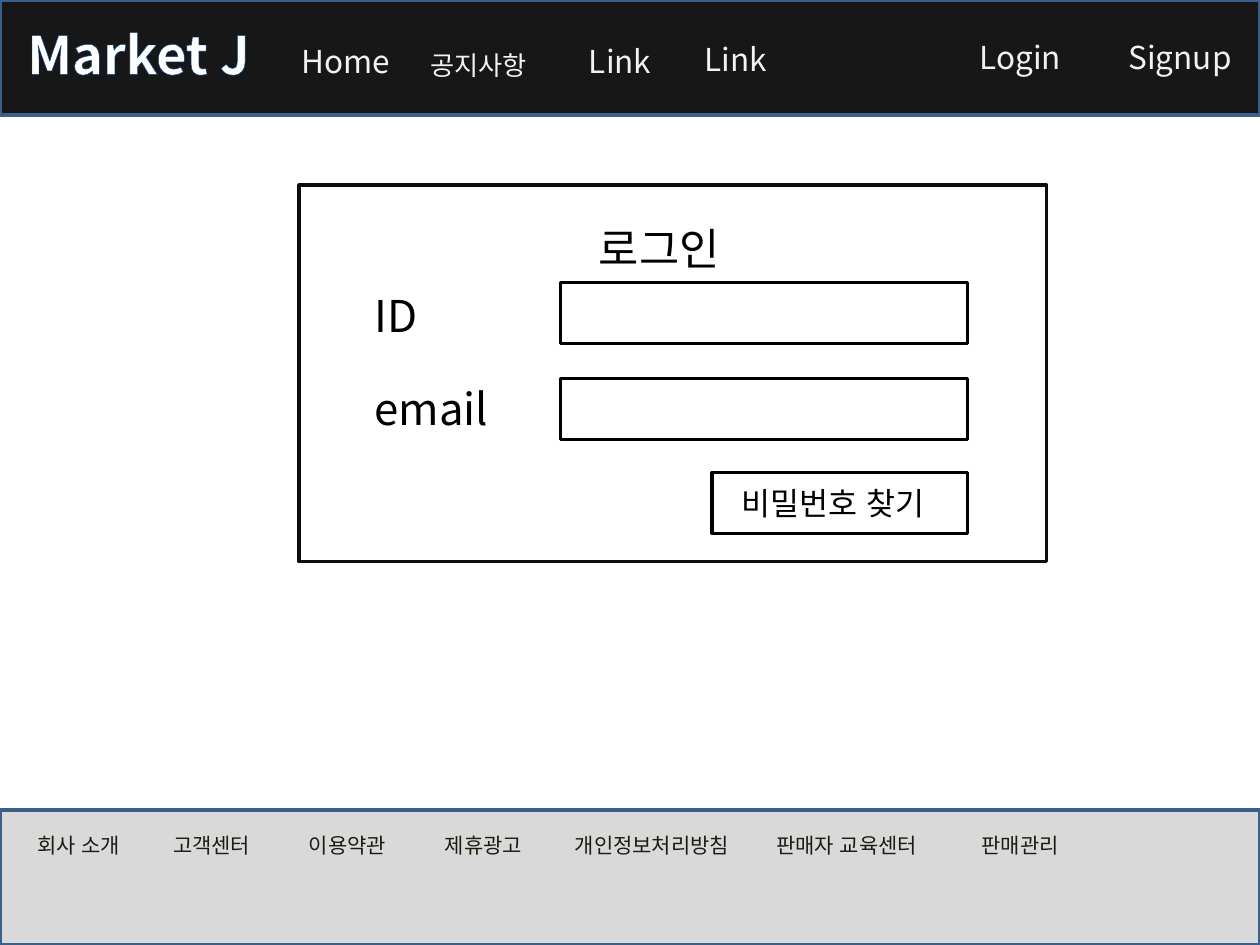
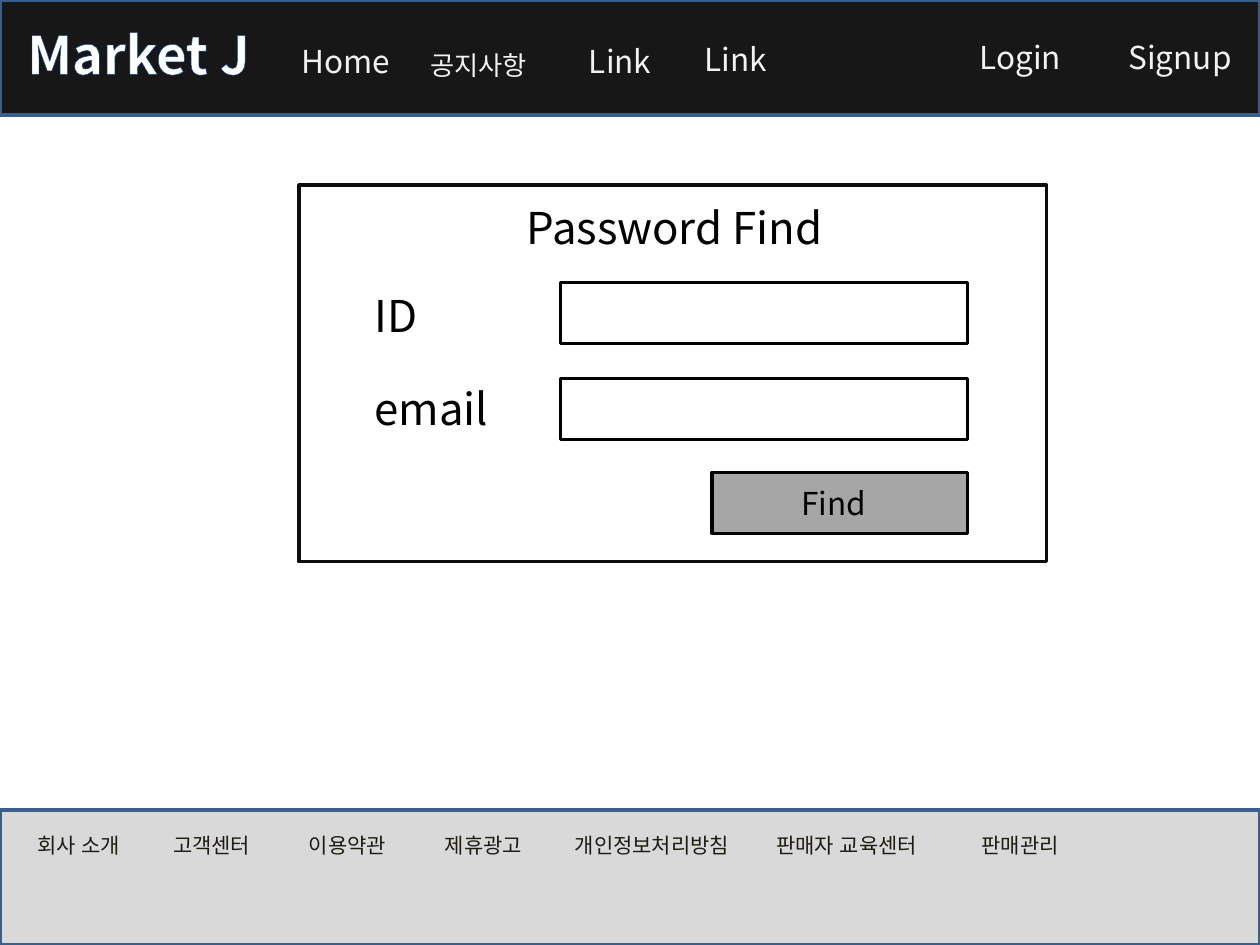
Before and after one commit to rosangels2/market, a slide deck: slide 11 of 포트폴리오/스토리보드/스토리보드.pptx (slide 5 before the commit). Drawn at 1260x945 pixels with LibreOffice and Linux fonts; fonts in the diff are those of the drawing. Boxes give left, top, right and bottom in pixels: in the first picture for what was removed or moved away, otherwise in the second. Text is boxed around its words. In the diff, an @@ line names an element or a change of style, - is before the commit and + after.

```diff
--- a/포트폴리오/스토리보드/스토리보드.pptx
+++ b/포트폴리오/스토리보드/스토리보드.pptx
@@ text at (527,209,822,245): text changed @@
-로그인
+Password Find
@@ rectangle at (712,472,966,533): fill #FFFFFF to #A6A6A6 @@
@@ text at (801,490,866,516): text changed @@
-비밀번호 찾기
+Find
```
Also in this commit, not shown: 10 other slides changed, 6 slides added, 6 other files.
